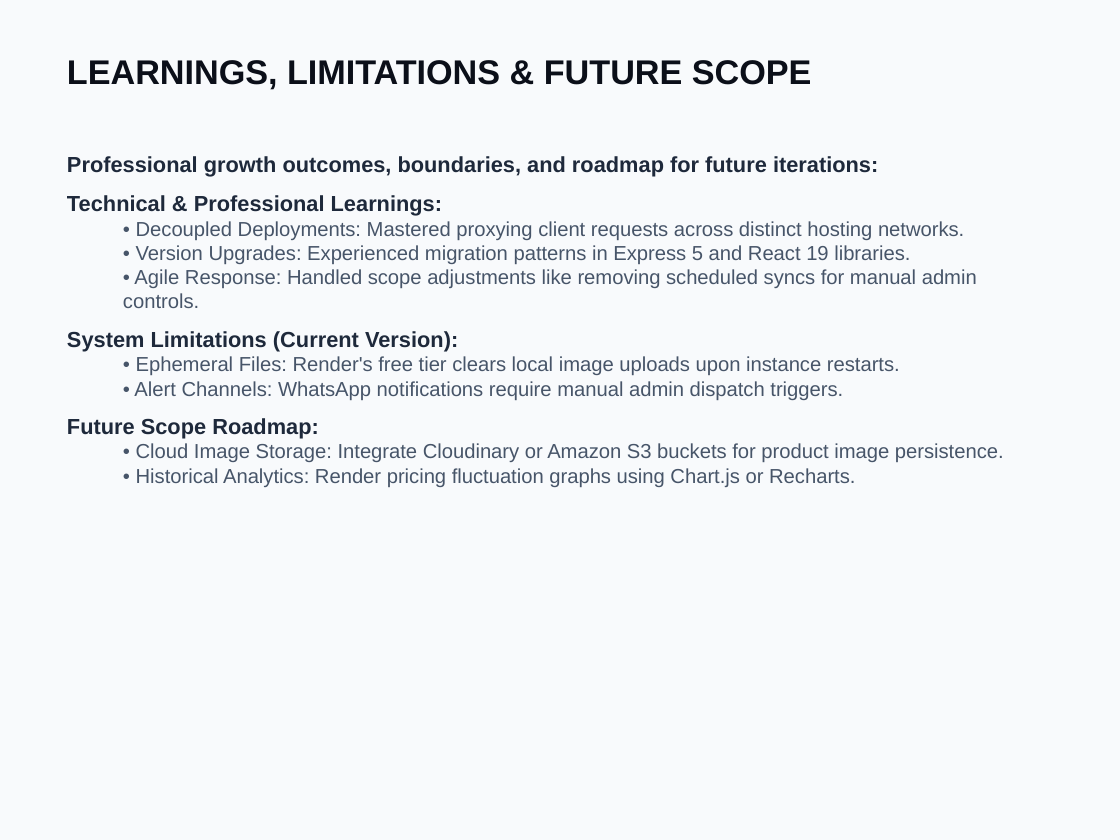
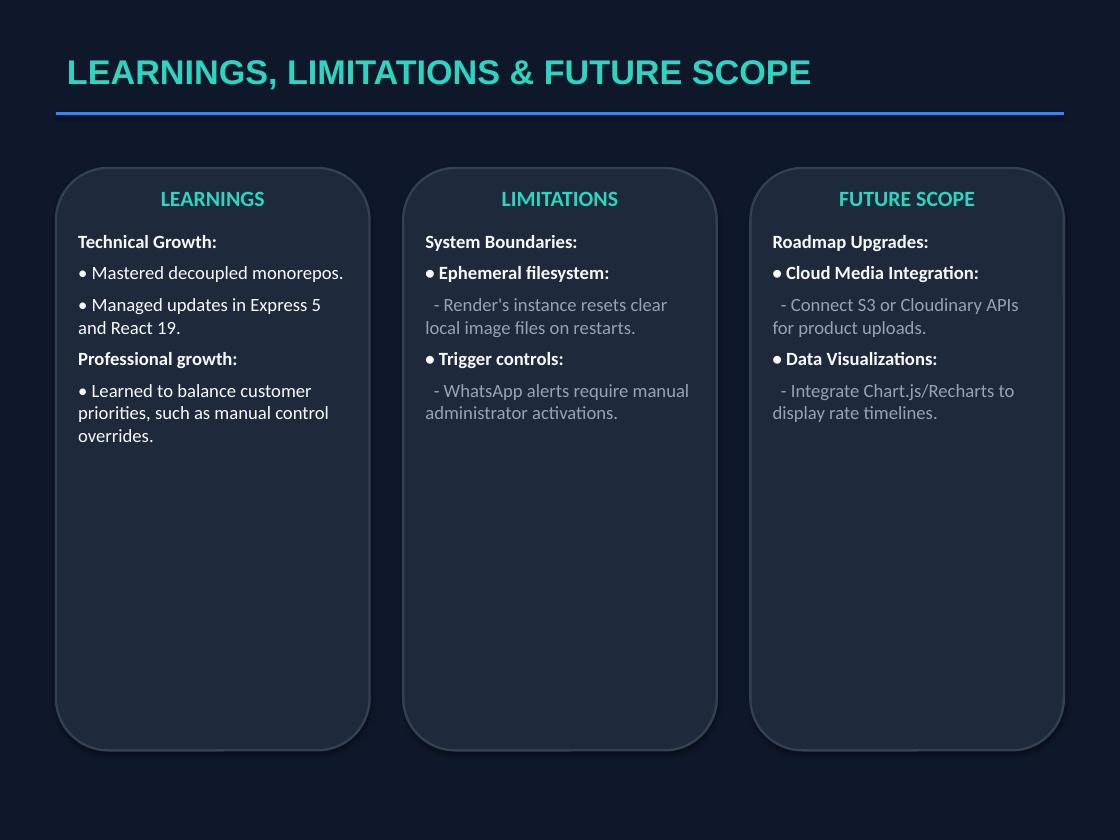
Before and after one commit to naveen7607/vigneshwara-traders, a slide deck: slide 15 of Final Presentation.pptx. Drawn at 1120x840 pixels with LibreOffice and Linux fonts; fonts in the diff are those of the drawing. Boxes give left, top, right and bottom in pixels: in the first picture for what was removed or moved away, otherwise in the second. Text is boxed around its words. In the diff, an @@ line names an element or a change of style, - is before the commit and + after.

Commit message:
docs: redesign Final Presentation with dark tech theme and multi-column layouts

```diff
--- a/Final Presentation.pptx
+++ b/Final Presentation.pptx
@@ background #F8FAFC to #0F172A @@
@@ text "LEARNINGS, LIMITATIONS & FUTURE SCOPE" at (x1=67, y1=60, x2=812, y2=90): text colour #0B0F19 to #2DD4BF @@
@@ rectangle added at (x1=56, y1=112, x2=1064, y2=115), fill #3B82F6 @@
@@ rounded rectangle added at (x1=56, y1=168, x2=370, y2=750), fill #1E293B, outline #334155 1.5 pt @@
@@ text removed at (x1=67, y1=156, x2=1004, y2=487) @@
-Professional growth outcomes, boundaries, and roadmap for future iterations:
-Technical & Professional Learnings:
-  • Decoupled Deployments: Mastered proxying client requests across distinct hosting networks.
-  • Version Upgrades: Experienced migration patterns in Express 5 and React 19 libraries.
-  • Agile Response: Handled scope adjustments like removing scheduled syncs for manual admin controls.
-System Limitations (Current Version):
-  • Ephemeral Files: Render's free tier clears local image uploads upon instance restarts.
-  • Alert Channels: WhatsApp notifications require manual admin dispatch triggers.
-Future Scope Roadmap:
-  • Cloud Image Storage: Integrate Cloudinary or Amazon S3 buckets for product image persistence.
-  • Historical Analytics: Render pricing fluctuation graphs using Chart.js or Recharts.
@@ rounded rectangle added at (x1=403, y1=168, x2=717, y2=750), fill #1E293B, outline #334155 1.5 pt @@
@@ rounded rectangle added at (x1=750, y1=168, x2=1064, y2=750), fill #1E293B, outline #334155 1.5 pt @@
@@ text added at (x1=78, y1=191, x2=343, y2=442), 12 pt, text #F8FAFC @@
+LEARNINGS
+Technical Growth:
+• Mastered decoupled monorepos.
+• Managed updates in Express 5 and React 19.
+Professional growth:
+• Learned to balance customer priorities, such as manual control overrides.
@@ text added at (x1=425, y1=191, x2=690, y2=419), 12 pt, text #94A3B8 @@
+LIMITATIONS
+System Boundaries:
+• Ephemeral filesystem:
+- Render's instance resets clear local image files on restarts.
+• Trigger controls:
+- WhatsApp alerts require manual administrator activations.
@@ text added at (x1=773, y1=191, x2=1018, y2=422), 12 pt, text #94A3B8 @@
+FUTURE SCOPE
+Roadmap Upgrades:
+• Cloud Media Integration:
+- Connect S3 or Cloudinary APIs for product uploads.
+• Data Visualizations:
+- Integrate Chart.js/Recharts to display rate timelines.
```
Also in this commit, not shown: 7 other slides changed, 8 slides added, 8 slides removed.
